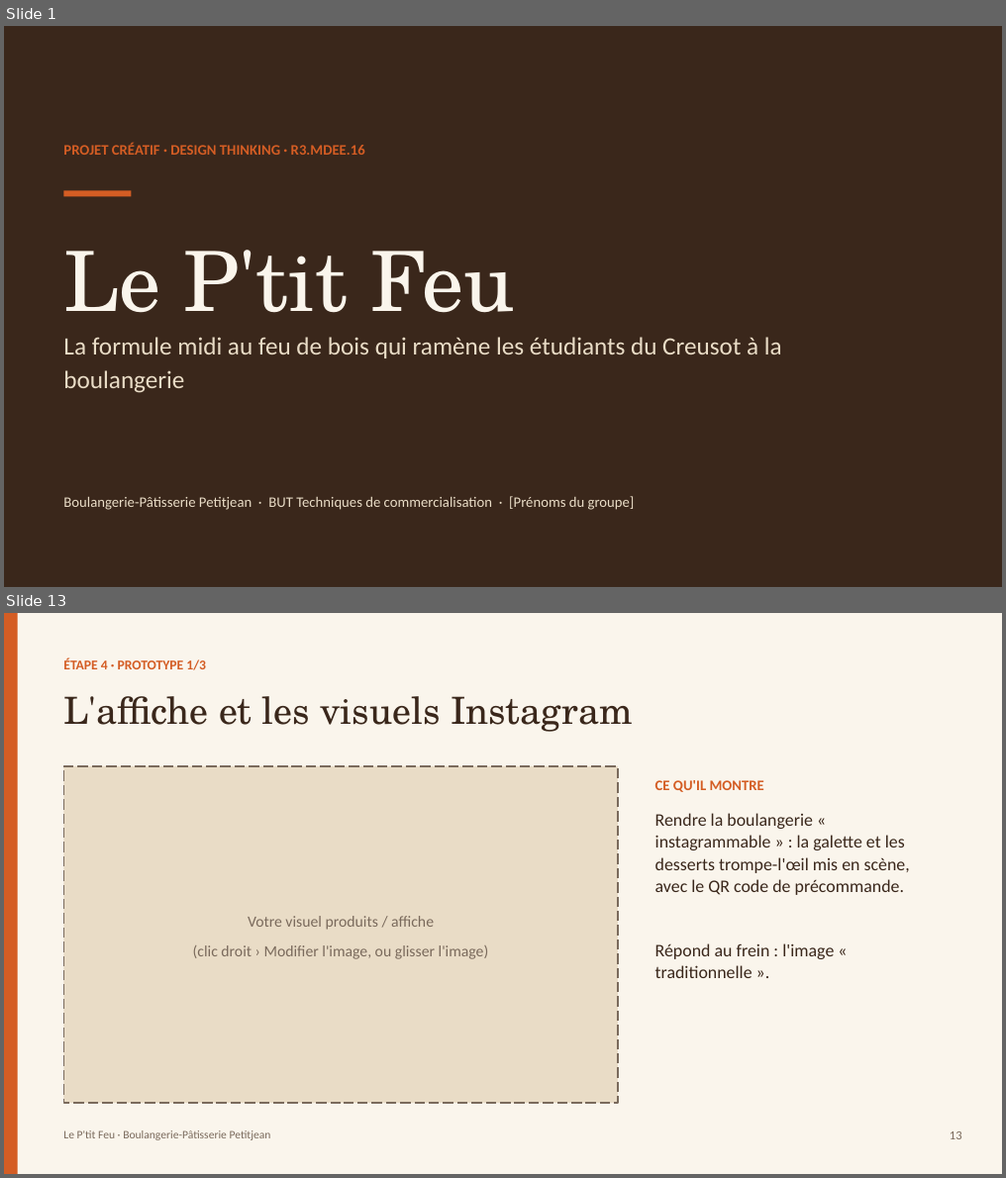
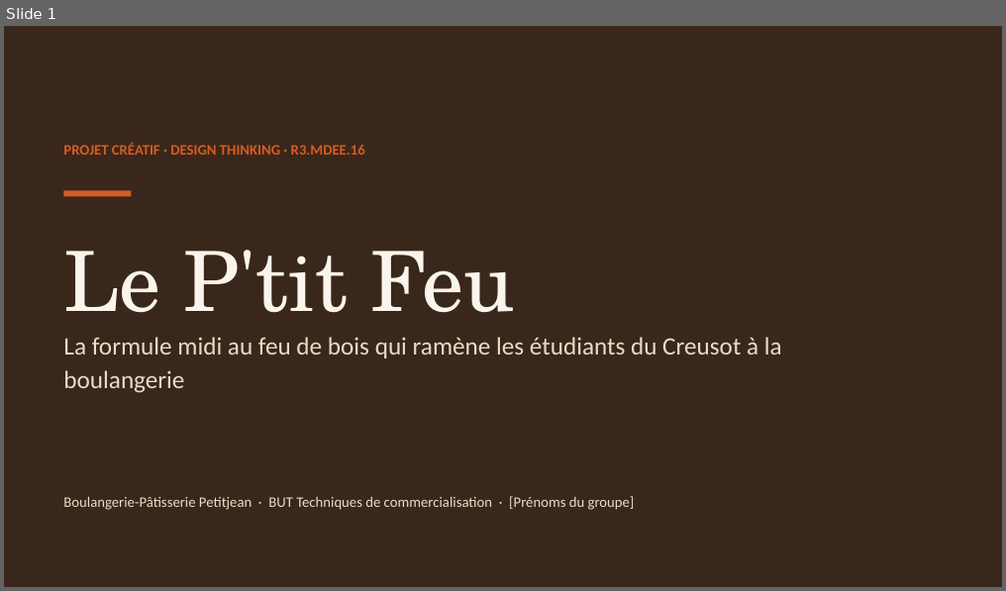
Before and after one commit to matheoguz/Devoir-TC-, a slide deck: design-thinking-petitjean/Le-Ptit-Feu-diapo.pptx. Shown one above the other, each under a label of ours: slides 1 and 13 before the commit, slide 1 after it; the slides between them are not shown. The pictures are 1006x1178 and 1006x591 pixels, drawn with LibreOffice and Linux fonts; fonts in the diff are those of the drawing. Boxes give left, top, right and bottom in pixels: in the first picture for what was removed or moved away, otherwise in the second. Text is boxed around its words. In the diff, an @@ line names an element or a change of style, - is before the commit and + after.

```diff
--- a/design-thinking-petitjean/Le-Ptit-Feu-diapo.pptx
+++ b/design-thinking-petitjean/Le-Ptit-Feu-diapo.pptx
@@ slide 13 removed at [4,613,1002,1174], background #FAF5EC @@
@@ rectangle removed at [4,613,18,1174] @@
@@ text removed at [63,659,206,670] @@
-ÉTAPE 4 · PROTOTYPE 1/3
@@ text removed at [63,696,633,732] @@
-L'affiche et les visuels Instagram
@@ rectangle removed at [63,766,618,1103] @@
@@ text removed at [655,780,764,792] @@
-CE QU'IL MONTRE
@@ text removed at [655,813,910,978] @@
-Rendre la boulangerie « instagrammable » : la galette et les desserts trompe-l'œil mis en scène, avec le QR code de précommande.
-Répond au frein : l'image « traditionnelle ».
@@ text removed at [193,916,489,959] @@
-Votre visuel produits / affiche
-(clic droit › Modifier l'image, ou glisser l'image)
@@ text removed at [63,1131,271,1141] @@
-Le P'tit Feu · Boulangerie-Pâtisserie Petitjean
@@ text removed at [949,1132,962,1140] @@
-13
```
Also in this commit, not shown: 5 slides changed, 4 slides added, 11 other slides removed, 4 other files.
